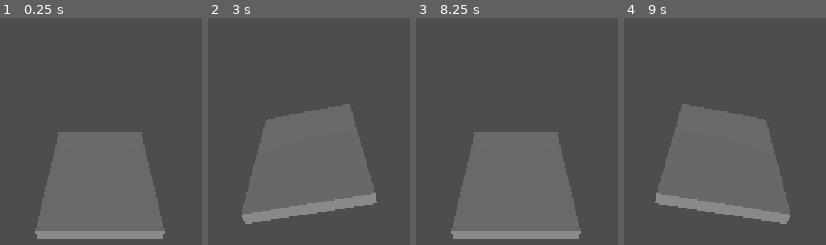
Above: before the commit, frames 1-4 (left to right).
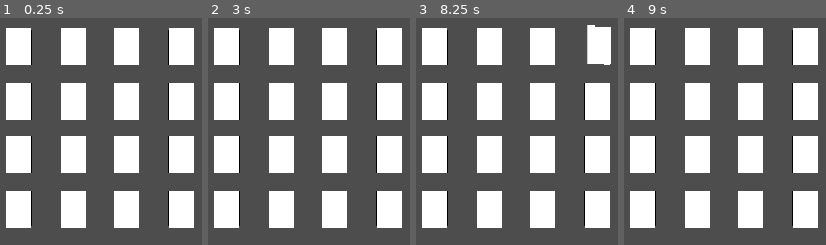
Above: after the commit, the same moments.

Repository: northryum/memogos
Game: Godot game, scene res://Scenes/Tabuleiro.tscn
The game is run twice, just before and just after one commit, with the same random seed, the same clock (stepped at 60 frames per second) and the same inputs. Before the commit the project starts from res://Scenes/Carta.tscn.
Inputs (mouse positions are in pixels of both pictures, inside the frame that each line leads up to):
- Up to frame 1 (0.25 s): no input
- Up to frame 2 (3 s): tap Enter at 0.5, 2 s; move the mouse to (outside the picture) at 0.52 s; click (outside the picture) at 0.67 s; tap Space at 1.25 s; move the mouse to (outside the picture) at 1.27 s; click (outside the picture) at 1.42 s; move the mouse to (387, 29) at 2.02 s; click (387, 29) at 2.17 s; move the mouse to (268, 217) at 2.77 s; click (268, 217) at 2.92 s
- Up to frame 3 (8.25 s): move the mouse to (outside the picture) at 3.52 s; click (outside the picture) at 3.67 s; tap Space at 4.25, 5.75 s; move the mouse to (outside the picture) at 4.27 s; click (outside the picture) at 4.42 s; tap Enter at 5 s; move the mouse to (555, 126) at 5.02 s; click (555, 126) at 5.17 s; move the mouse to (outside the picture) at 5.77 s; click (outside the picture) at 5.92 s; move the mouse to (outside the picture) at 6.52 s; click (outside the picture) at 6.67 s; move the mouse to (outside the picture) at 7.27 s; click (outside the picture) at 7.42 s; move the mouse to (595, 29) at 8.02 s; click (595, 29) at 8.17 s
- Up to frame 4 (9 s): move the mouse to (684, 217) at 8.77 s; click (684, 217) at 8.92 s

The runs differ from the first frame. In frame 1, 50% of the frame differs, in the area x 2-97%, y 4-98%; in frame 2, 50%, in the area x 2-97%, y 4-93%; in frame 3, 50%; in frame 4, 50%.

Commit message:
Criação do tabuleiro 01

Diff:
--- /dev/null
+++ b/Scenes/Tabuleiro.tscn
@@ -0,0 +1,14 @@
+[gd_scene format=3 uid="uid://b0vwolbrhixg"]
+
+[ext_resource type="Script" uid="uid://8esi8yo1owvs" path="res://Scripts/tabuleiro.gd" id="1_ivueb"]
+[ext_resource type="PackedScene" uid="uid://cmrhyc2soa8fe" path="res://Scenes/Carta.tscn" id="2_me2ux"]
+
+[node name="Tabuleiro  - Node3D" type="Node3D" unique_id=602994253]
+script = ExtResource("1_ivueb")
+carta_cena = ExtResource("2_me2ux")
+
+[node name="Camera3D" type="Camera3D" parent="." unique_id=835000417]
+transform = Transform3D(1, 0, 0, 0, -4.371139e-08, 1, 0, -1, -4.371139e-08, 0, 12, 0)
+
+[node name="DirectionalLight3D" type="DirectionalLight3D" parent="Camera3D" unique_id=1853278716]
+shadow_enabled = true
--- /dev/null
+++ b/Scripts/tabuleiro.gd
@@ -0,0 +1,33 @@
+extends Node3D
+
+# @export permite que você altere esses valores direto no Inspector (tela da direita)
+@export var carta_cena: PackedScene # Aqui vamos colocar a nossa cena da carta
+@export var linhas: int = 4
+@export var colunas: int = 4
+@export var espacamento: float = 2.2 # Distância entre uma carta e outra
+
+func _ready():
+	gerar_tabuleiro()
+
+func gerar_tabuleiro():
+	# Calculamos um offset (deslocamento) para que o grid fique centralizado no meio da tela
+	var offset_x = (colunas - 1) * espacamento / 2.0
+	var offset_z = (linhas - 1) * espacamento / 2.0
+
+	for x in range(colunas):
+		for z in range(linhas):
+			# Instancia uma cópia da cena da carta
+			var nova_carta = carta_cena.instantiate()
+
+			# Adiciona a carta como "filha" do Tabuleiro
+			add_child(nova_carta)
+
+			# Calcula a posição 3D exata no grid
+			var pos_x = (x * espacamento) - offset_x
+			var pos_z = (z * espacamento) - offset_z
+
+			# Move a carta para a posição calculada
+			nova_carta.position = Vector3(pos_x, 0, pos_z)
+
+			# Opcional: dá um nome organizado para cada carta na árvore de nós
+			nova_carta.name = "Carta_%d_%d" % [x, z]
--- a/project.godot
+++ b/project.godot
@@ -11,7 +11,7 @@
 [application]
 
 config/name="Memogos"
-run/main_scene="uid://cmrhyc2soa8fe"
+run/main_scene="uid://b0vwolbrhixg"
 config/features=PackedStringArray("4.6", "Forward Plus")
 config/icon="res://icon.svg"
 
Not shown, added: Scripts/tabuleiro.gd.uid
